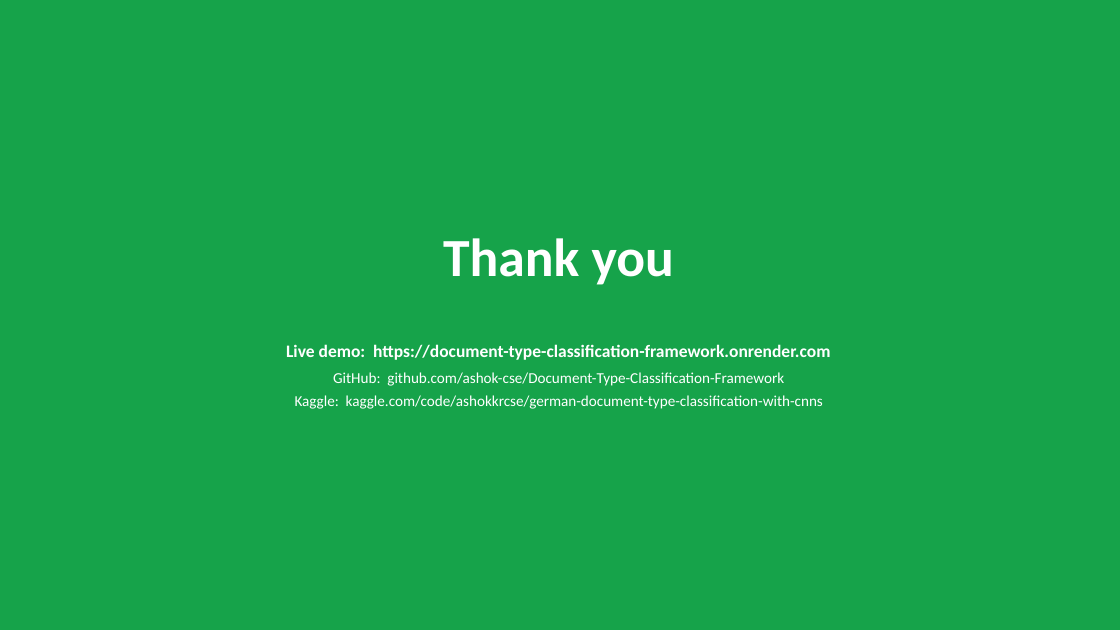
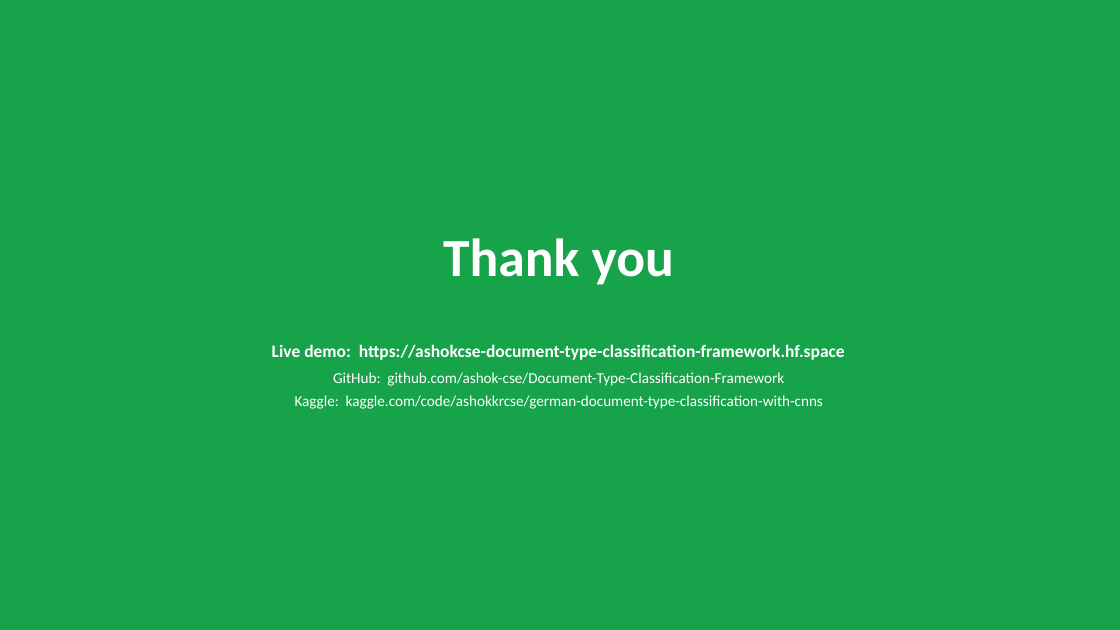
Before and after one commit to ashok-cse/Document-Type-Classification-Framework, a slide deck: slide 12 of docs/submission/Presentations/DTCF_Presentation.pptx. Drawn at 1120x630 pixels with LibreOffice and Linux fonts; fonts in the diff are those of the drawing. Boxes give left, top, right and bottom in pixels: in the first picture for what was removed or moved away, otherwise in the second. Text is boxed around its words. In the diff, an @@ line names an element or a change of style, - is before the commit and + after.

```diff
--- a/docs/submission/Presentations/DTCF_Presentation.pptx
+++ b/docs/submission/Presentations/DTCF_Presentation.pptx
@@ text at [272,344,845,360]: text changed @@
-Live demo: https://document-type-classification-framework.onrender.com
+Live demo: https://ashokcse-document-type-classification-framework.hf.space
```
Also in this commit, not shown: 2 other slides changed, 7 other files.
